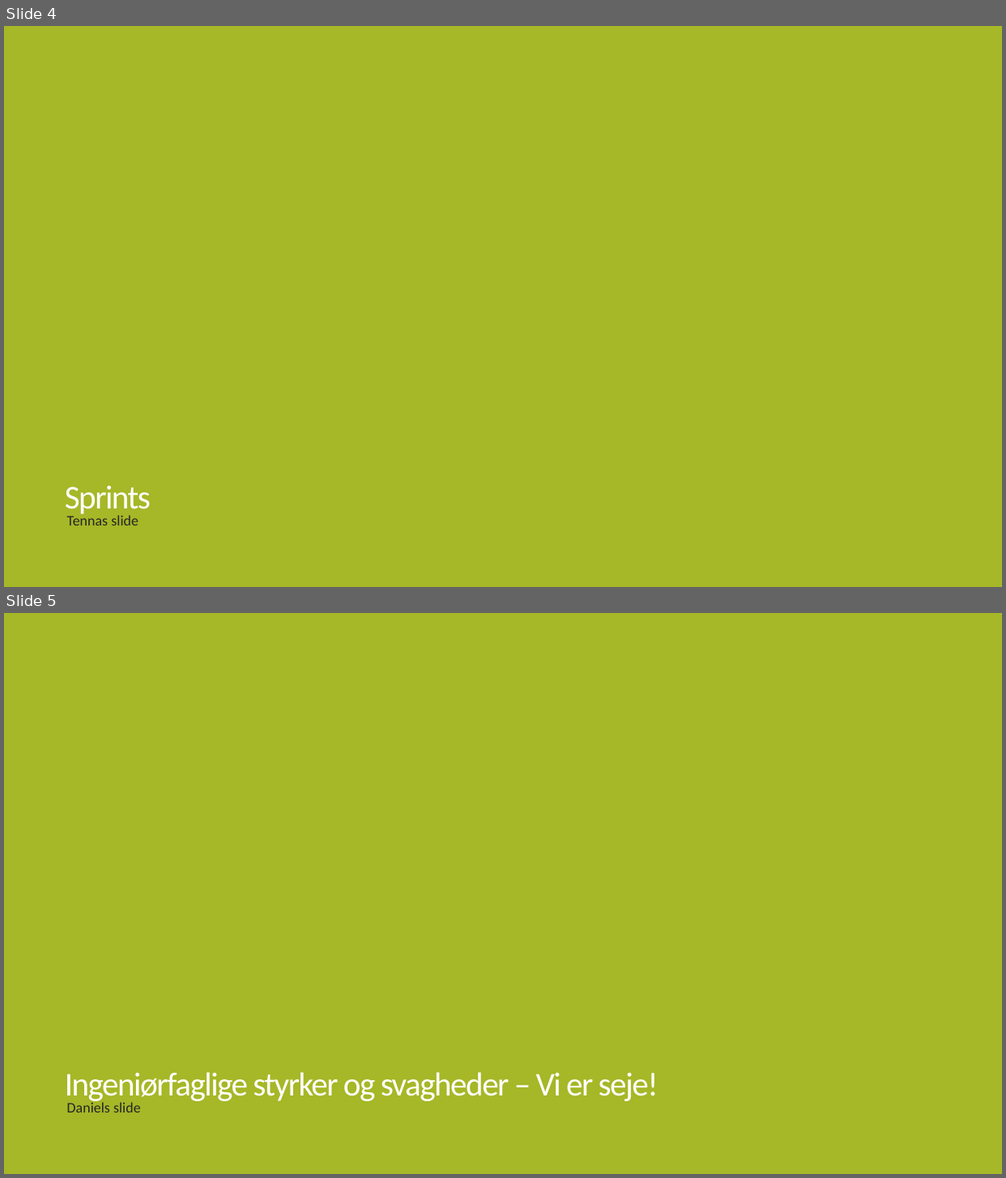
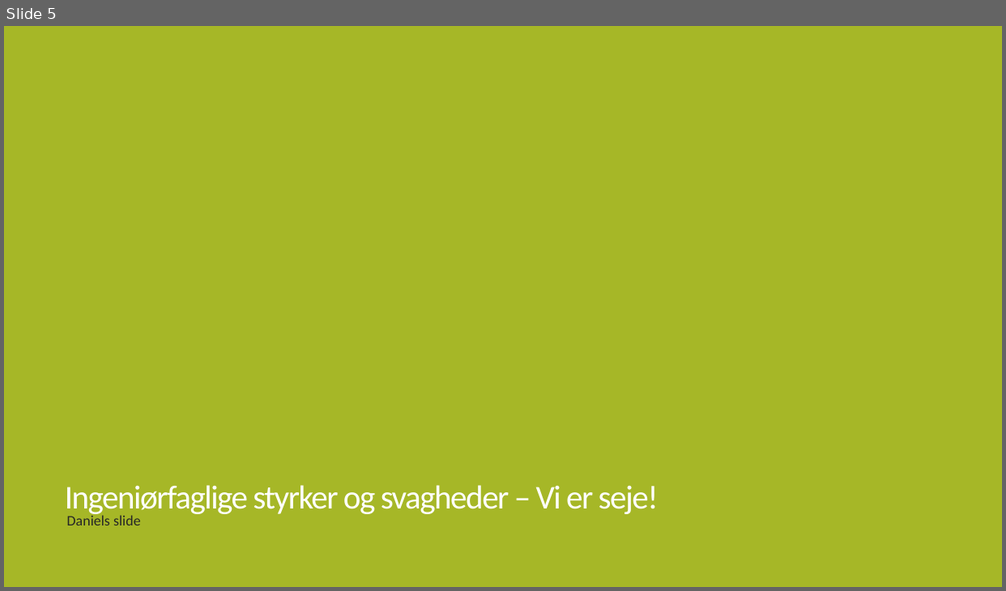
Before and after one commit to CodingBeagle/IHA_3_Semester_Project, a slide deck: Præsentation/Fremlæggelse.pptx. Shown one above the other, each under a label of ours: slides 4 and 5 before the commit, slide 5 after it. The pictures are 1006x1178 and 1006x591 pixels, drawn with LibreOffice and Linux fonts; fonts in the diff are those of the drawing. Boxes give left, top, right and bottom in pixels: in the first picture for what was removed or moved away, otherwise in the second. Text is boxed around its words. In the diff, an @@ line names an element or a change of style, - is before the commit and + after.

Commit message:
præsentation - sprint slide updated

```diff
--- a/Præsentation/Fremlæggelse.pptx
+++ b/Præsentation/Fremlæggelse.pptx
@@ slide 4 removed at box(4, 26, 1002, 587), background #A6B727 @@
@@ title removed at box(65, 486, 151, 517) @@
-Sprints
@@ text removed at box(67, 514, 138, 526) @@
-Tennas slide
```
Also in this commit, not shown: 1 slide added.
